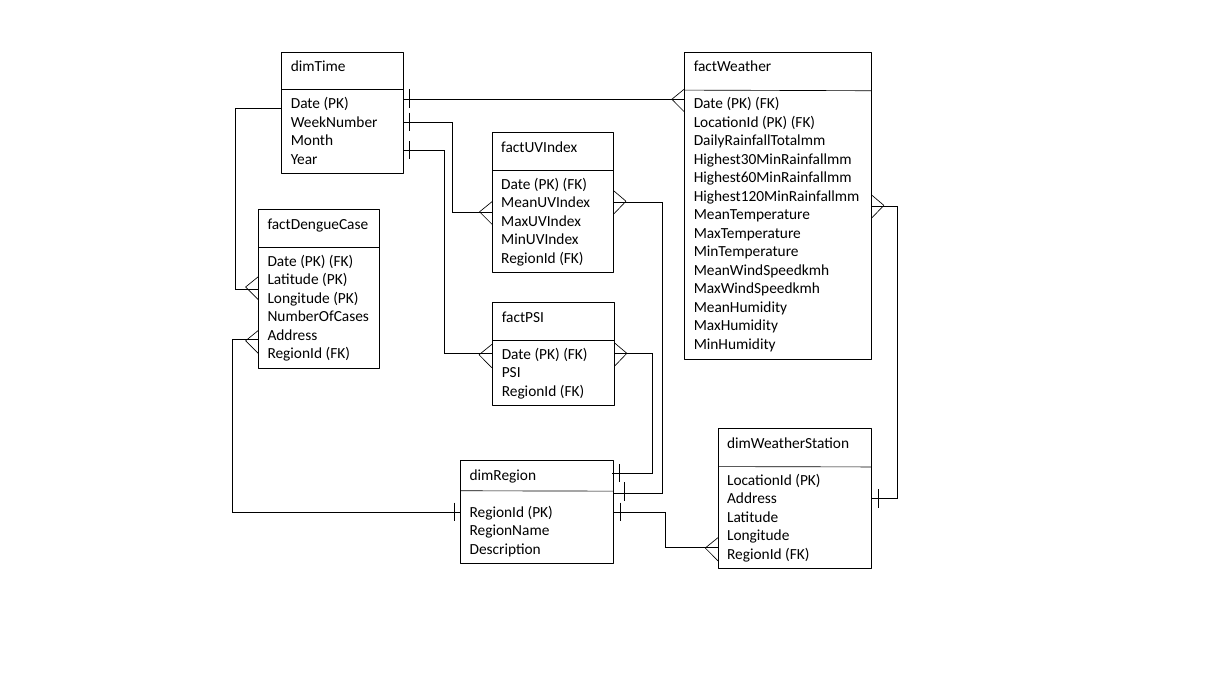
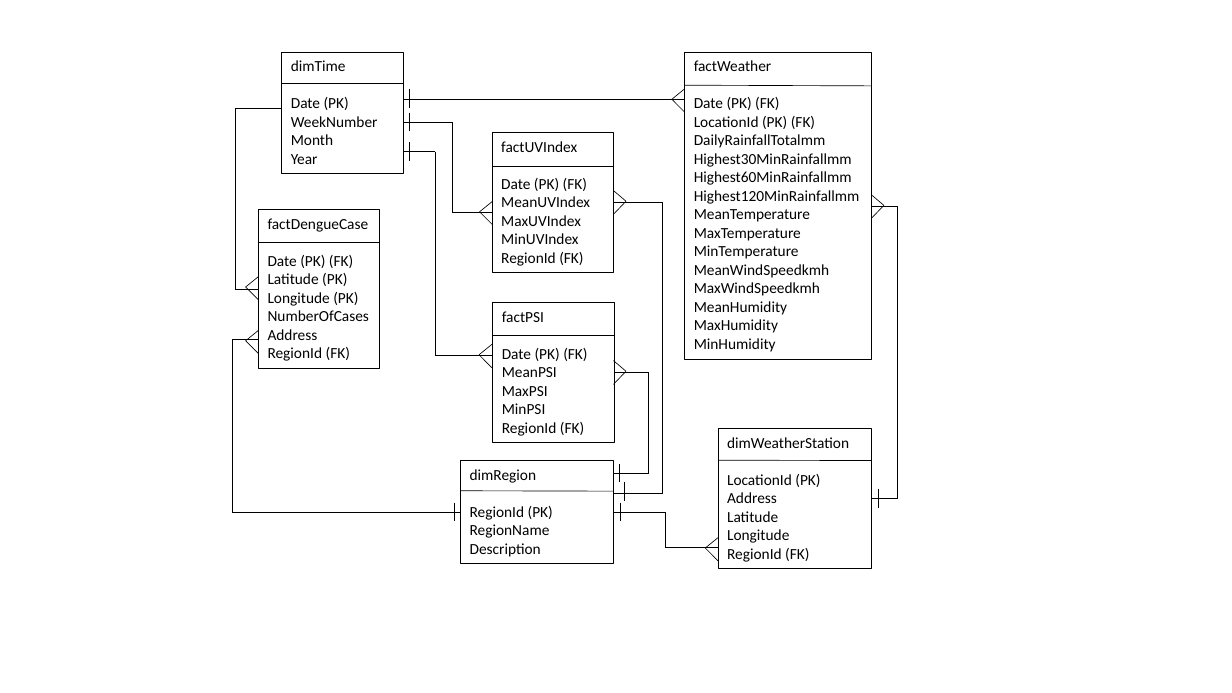
Before and after one commit to arynchoong/MTech-KE-DWBA, a slide deck: slide 1 of docs/logical-dim-schema.pptx. Drawn at 1232x693 pixels with LibreOffice and Linux fonts; fonts in the diff are those of the drawing. Boxes give left, top, right and bottom in pixels: in the first picture for what was removed or moved away, otherwise in the second. Text is boxed around its words. In the diff, an @@ line names an element or a change of style, - is before the commit and + after.

Commit message:
Updated logical schema with PSI entity corrected

```diff
--- a/docs/logical-dim-schema.pptx
+++ b/docs/logical-dim-schema.pptx
@@ 6 lines: place and size @@
-6 lines at [259, 90, 872, 467]
+6 lines at [259, 83, 872, 460]
@@ line moved from (445, 150) - (403, 150) to (435, 152) - (403, 152) @@
@@ elbow line moved from (445, 150) - (493, 354) to (435, 152) - (493, 360) @@
@@ rectangle "factPSI": place and size @@
-rectangle "factPSI" at [493, 302, 614, 405]
+rectangle "factPSI" at [493, 302, 614, 442]
@@ text in rectangle at [502, 367, 557, 414]: text changed @@
-PSI
+MeanPSI
+MaxPSI
+MinPSI
@@ line moved from (627, 353) - (615, 367) to (627, 372) - (614, 384) @@
@@ line moved from (627, 353) - (615, 343) to (627, 372) - (614, 360) @@
@@ elbow line moved from (615, 354) - (613, 474) to (615, 372) - (614, 474) @@
```
